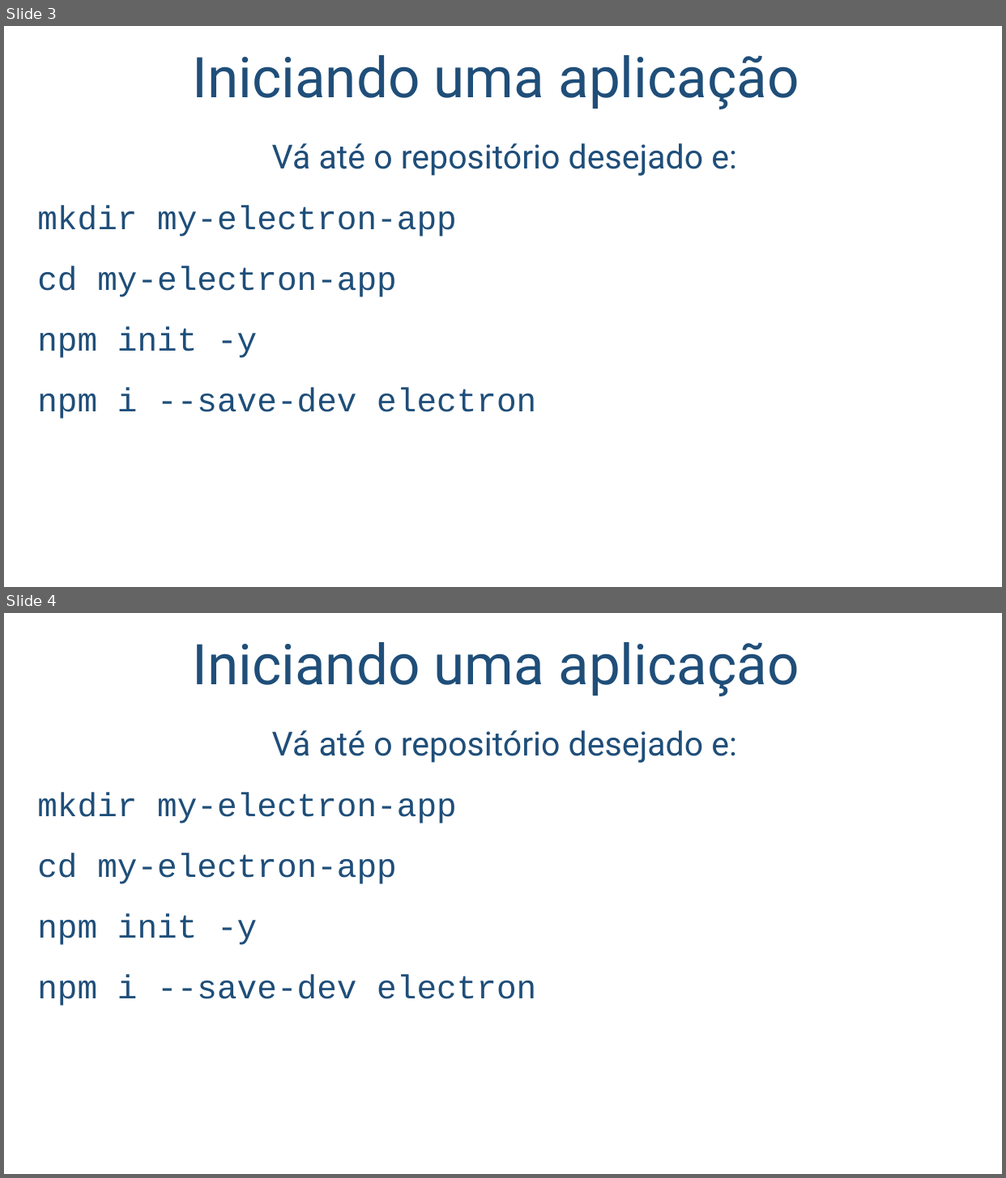
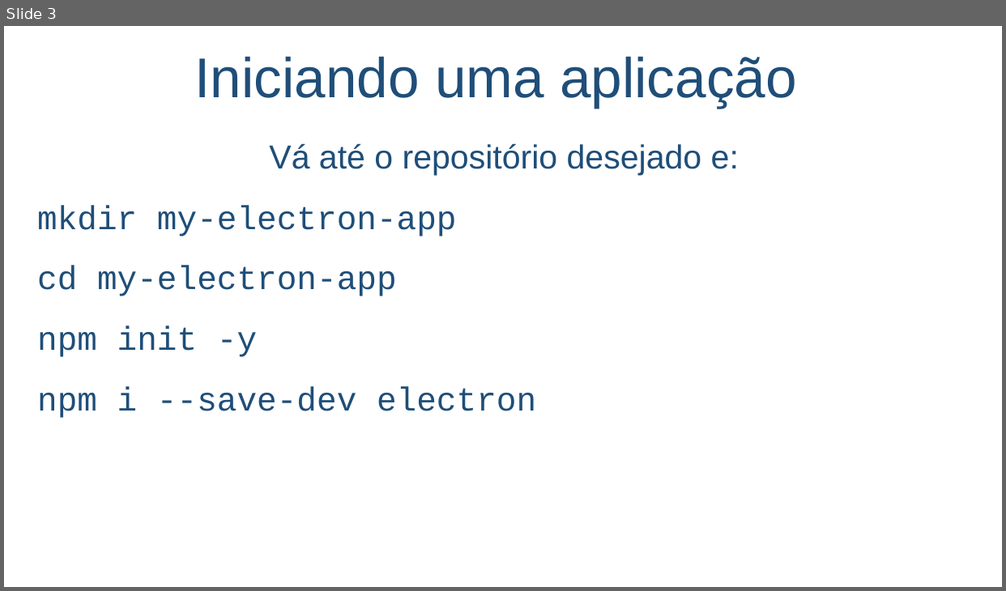
Before and after one commit to salmo-jr/public-slides, a slide deck: electron-introducao.pptx. Shown one above the other, each under a label of ours: slides 3 and 4 before the commit, slide 3 after it. The pictures are 1006x1178 and 1006x591 pixels, drawn with LibreOffice and Linux fonts; fonts in the diff are those of the drawing; background and template pictures are left out. Boxes give left, top, right and bottom in pixels: in the first picture for what was removed or moved away, otherwise in the second. Text is boxed around its words. In the diff, an @@ line names an element or a change of style, - is before the commit and + after.

```diff
--- a/electron-introducao.pptx
+++ b/electron-introducao.pptx
@@ slide 4 removed at [4, 613, 1002, 1174], background picture (left out) @@
@@ title removed at [192, 642, 799, 696] @@
-Iniciando uma aplicação
@@ text removed at [37, 730, 737, 1006] @@
-Vá até o repositório desejado e:
-mkdir my-electron-app
-cd my-electron-app
-npm init -y
-npm i --save-dev electron
@@ slide 3 changed as well @@
@@ text "Iniciando uma aplicação" at [195, 56, 797, 108]: font Roboto to Arial @@
@@ text "Vá até o repositório desejado ..." at [37, 143, 739, 418]: font Roboto to Arial in "Vá até o repositório desejado e:" @@
```
Also in this commit, not shown: 3 other slides changed, 3 slides added, 1 other file.
